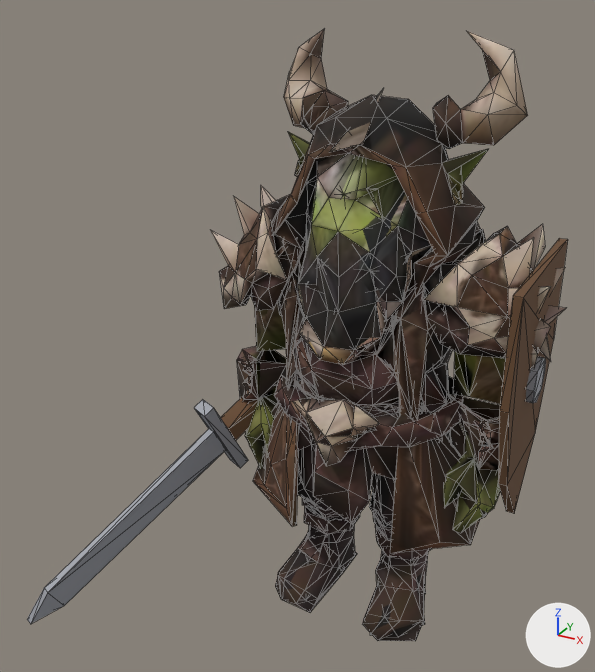
Two versions of the glTF model art/monsters/orc_warlock/orc_warlock.glb, one commit apart.
One viewpoint serves both versions: a camera (50 mm lens) standing at (0.426, -0.988, 0.915) and looking at (-0.064, -0.098, 0.47). Arrows for +X, +Y and +Z are at lower right; the lights stay in place. The first picture is the older version. Mesh edges are drawn as thin lines.

In view in the first picture: 'Monster_OrcWarlock_Body', 'Monster_OrcWarlock_MOCKUP_Shield', 'Monster_OrcWarlock_MOCKUP_Sword'.
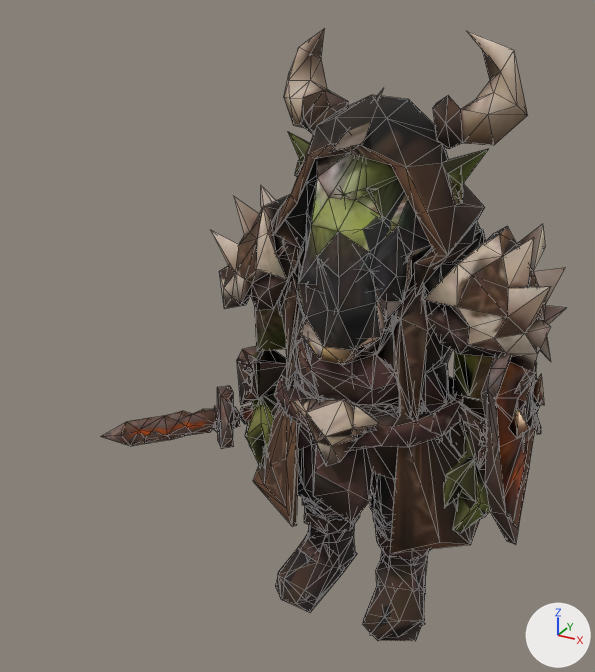
Pixel boxes (x1, y1, x2, y2) of what changed, in the pictures (595 x 672 px):
'Monster_OrcWarlock_MOCKUP_Sword', deleted: before (27, 397, 258, 624)
    faces in mat_mockup_sword_steel (grey #9ea1a8): (27, 399, 248, 624)
    faces in mat_mockup_sword_grip (brown #6b4c33): (220, 397, 258, 441)
'Monster_OrcWarlock_MOCKUP_Shield', deleted: before (498, 238, 568, 513)
    faces in mat_mockup_shield_board (brown #6b4c33): (498, 238, 568, 513)
    faces in mat_mockup_shield_boss (grey #9ea1a8): (526, 357, 546, 403)
'Monster_OrcWarlock_Shield', added: after (481, 353, 544, 544)
'Monster_OrcWarlock_Sword', added (brown): after (101, 386, 254, 449)

Edits to the bpy script that builds the scene:
```text
Add img_sword_albedo:
    img_sword_albedo = load_image('sword_albedo', '_unpacked/sword_albedo', 256, 256, 'sRGB')
Add img_shield_albedo:
    img_shield_albedo = load_image('shield_albedo', '_unpacked/shield_albedo', 256, 256, 'sRGB')
Add mat_sword:
    mat_sword = principled_material('sword')
    mat_sword.texture = img_sword_albedo
    mat_sword.roughness = 0.85
Add mat_shield:
    mat_shield = principled_material('shield')
    mat_shield.texture = img_shield_albedo
    mat_shield.roughness = 0.85
Add me_mesh_2_1:
    me_mesh_2_1.from_pydata(...)  # 101 vertices, 190 faces; spans x -0.346..-0.134, y -0.195..0.039, z 0.232..0.331
    me_mesh_2_1.materials.append(mat_sword)  # picture img_sword_albedo
Add me_mesh_1_1:
    me_mesh_1_1.from_pydata(...)  # 153 vertices, 240 faces; spans x 0.169..0.247, y -0.112..0.11, z 0.181..0.498
    me_mesh_1_1.materials.append(mat_shield)  # picture img_shield_albedo
Remove ob_monster_orcwarlock_mockup_shield:
    ob_monster_orcwarlock_mockup_shield = bpy.data.objects.new('Monster_OrcWarlock_MOCKUP_Shield', me_mesh_1)
    ob_monster_orcwarlock_mockup_shield.location = (0.0, 0.0, 0.0)
Remove ob_monster_orcwarlock_mockup_sword:
    ob_monster_orcwarlock_mockup_sword = bpy.data.objects.new('Monster_OrcWarlock_MOCKUP_Sword', me_mesh_2)
    ob_monster_orcwarlock_mockup_sword.location = (0.0, 0.0, 0.0)
Add ob_monster_orcwarlock_sword:
    ob_monster_orcwarlock_sword = bpy.data.objects.new('Monster_OrcWarlock_Sword', me_mesh_2_1)
    ob_monster_orcwarlock_sword.location = (0.0, 0.0, 0.0)
Add ob_monster_orcwarlock_shield:
    ob_monster_orcwarlock_shield = bpy.data.objects.new('Monster_OrcWarlock_Shield', me_mesh_1_1)
    ob_monster_orcwarlock_shield.location = (0.0, 0.0, 0.0)
```
